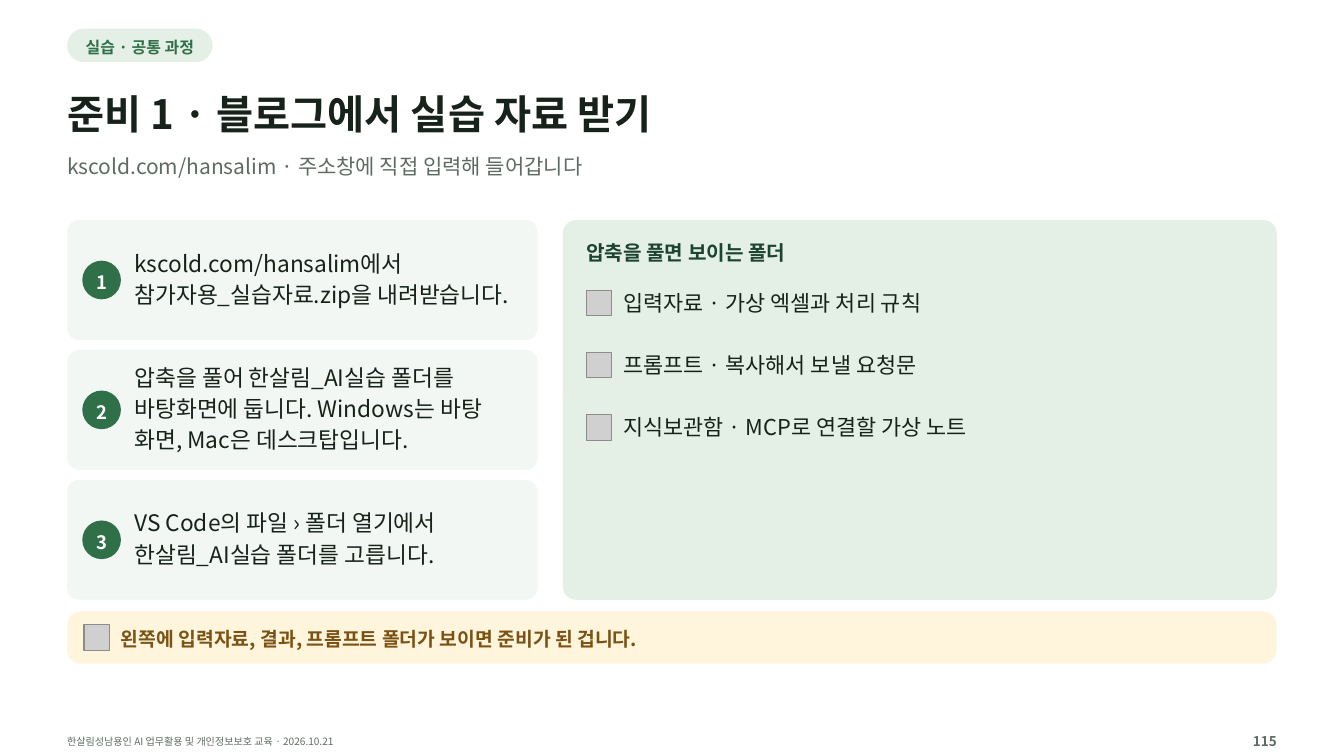
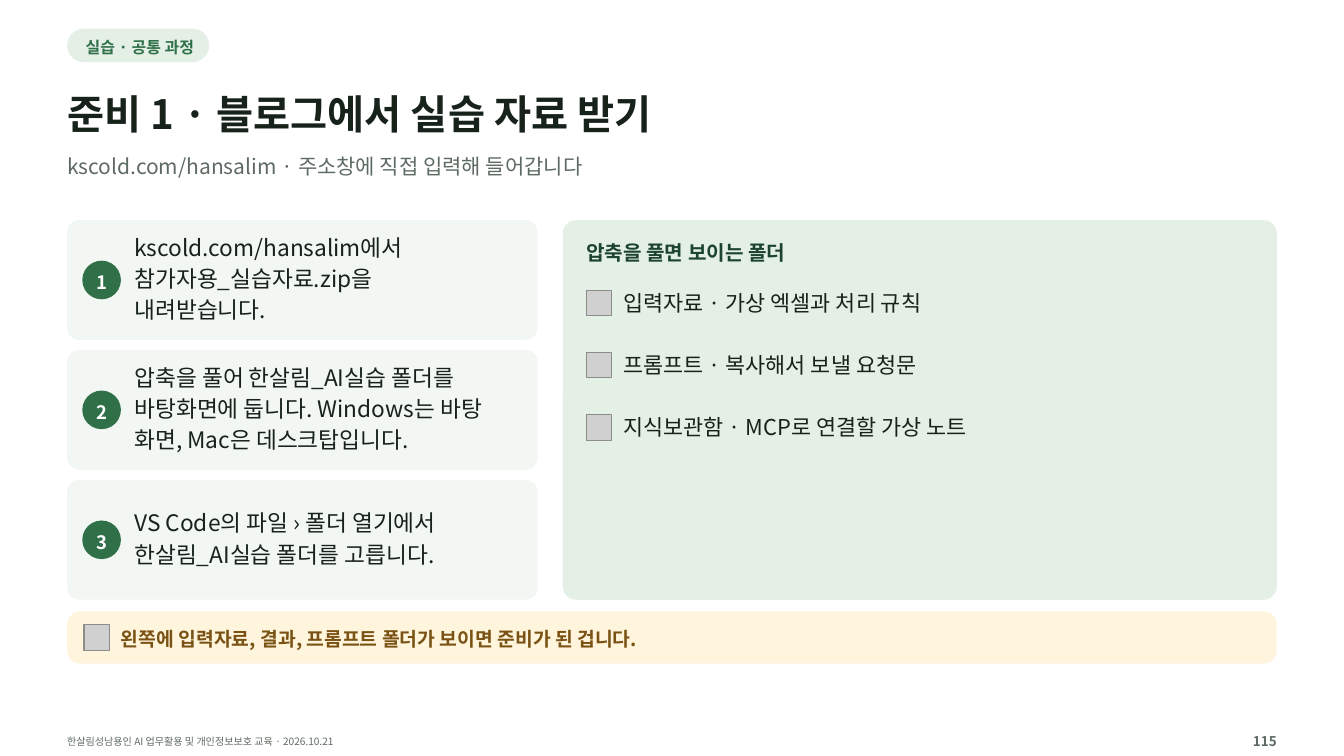
Before and after one commit to kscold/kscold-blog-version-2, a slide deck: slide 115 of apps/web/public/hansalim/files/한살림_AI교육_강의자료.pptx. Drawn at 1344x756 pixels with LibreOffice and Linux fonts; fonts in the diff are those of the drawing; grey boxes stand for pictures. Boxes give left, top, right and bottom in pixels: in the first picture for what was removed or moved away, otherwise in the second. Text is boxed around its words. In the diff, an @@ line names an element or a change of style, - is before the commit and + after.

Commit message:
fix(frontend): 한살림 자료를 번호 원·질문 줄 정렬을 고친 최신 자료로 갱신함

```diff
--- a/apps/web/public/hansalim/files/한살림_AI교육_강의자료.pptx
+++ b/apps/web/public/hansalim/files/한살림_AI교육_강의자료.pptx
@@ text "kscold.com/hansalim에서": place and size @@
-text "kscold.com/hansalim에서" at [134,253,508,309]
+text "kscold.com/hansalim에서" at [134,237,402,320]
@@ text at [134,268,372,320]: text changed @@
-참가자용_실습자료.zip을 내려받습니다.
+참가자용_실습자료.zip을
+내려받습니다.
```
Also in this commit, not shown: 138 other slides changed, 3 other files.
